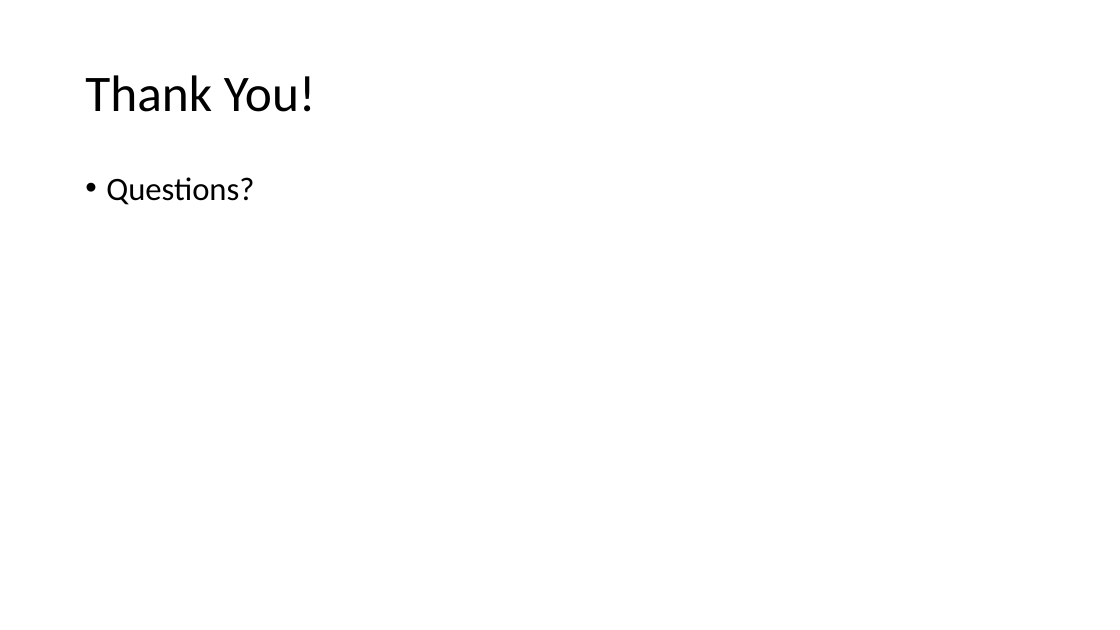
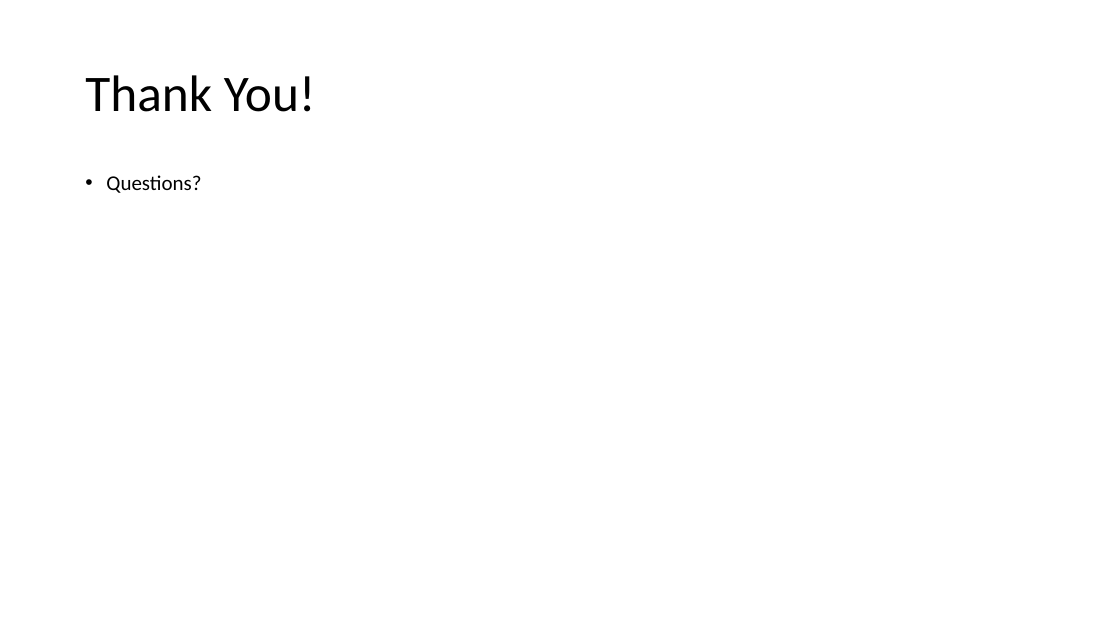
Before and after one commit to nscodechris/final_exam_aw_academy, a slide deck: slide 9 of Presentation1.pptx. Drawn at 1120x630 pixels with LibreOffice and Linux fonts; fonts in the diff are those of the drawing. Boxes give left, top, right and bottom in pixels: in the first picture for what was removed or moved away, otherwise in the second. Text is boxed around its words. In the diff, an @@ line names an element or a change of style, - is before the commit and + after.

```diff
--- a/Presentation1.pptx
+++ b/Presentation1.pptx
@@ text "Questions?" at (106, 175, 201, 193): size 28 to 18 pt @@
```
Also in this commit, not shown: 7 other slides changed.
